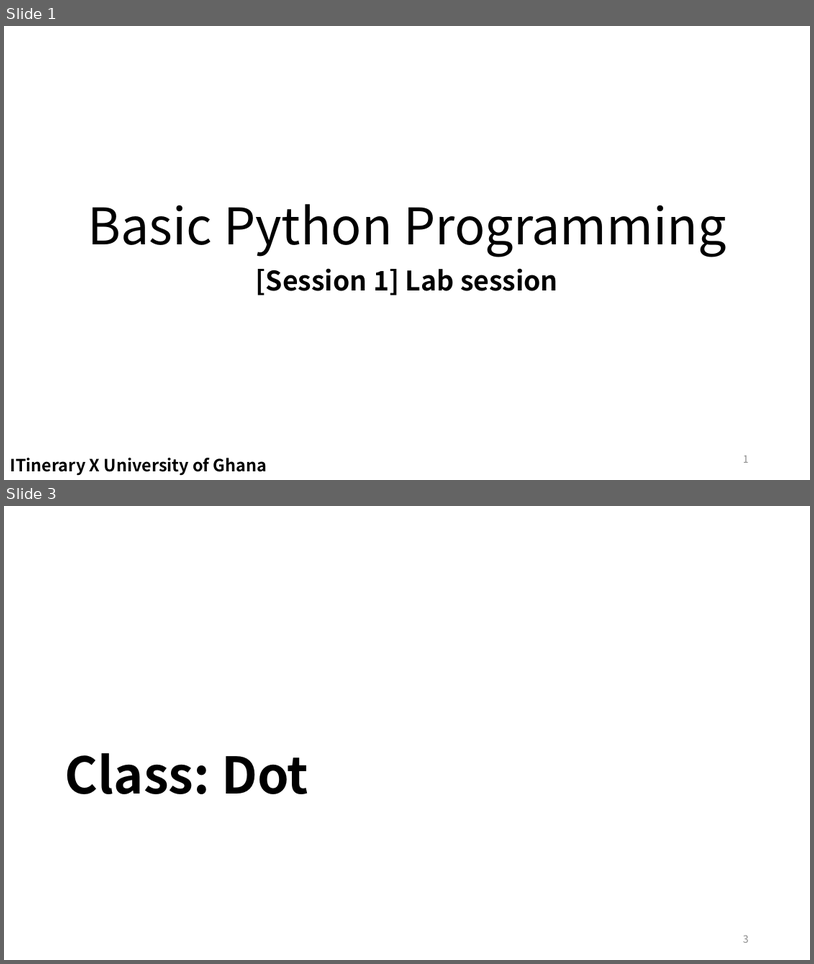
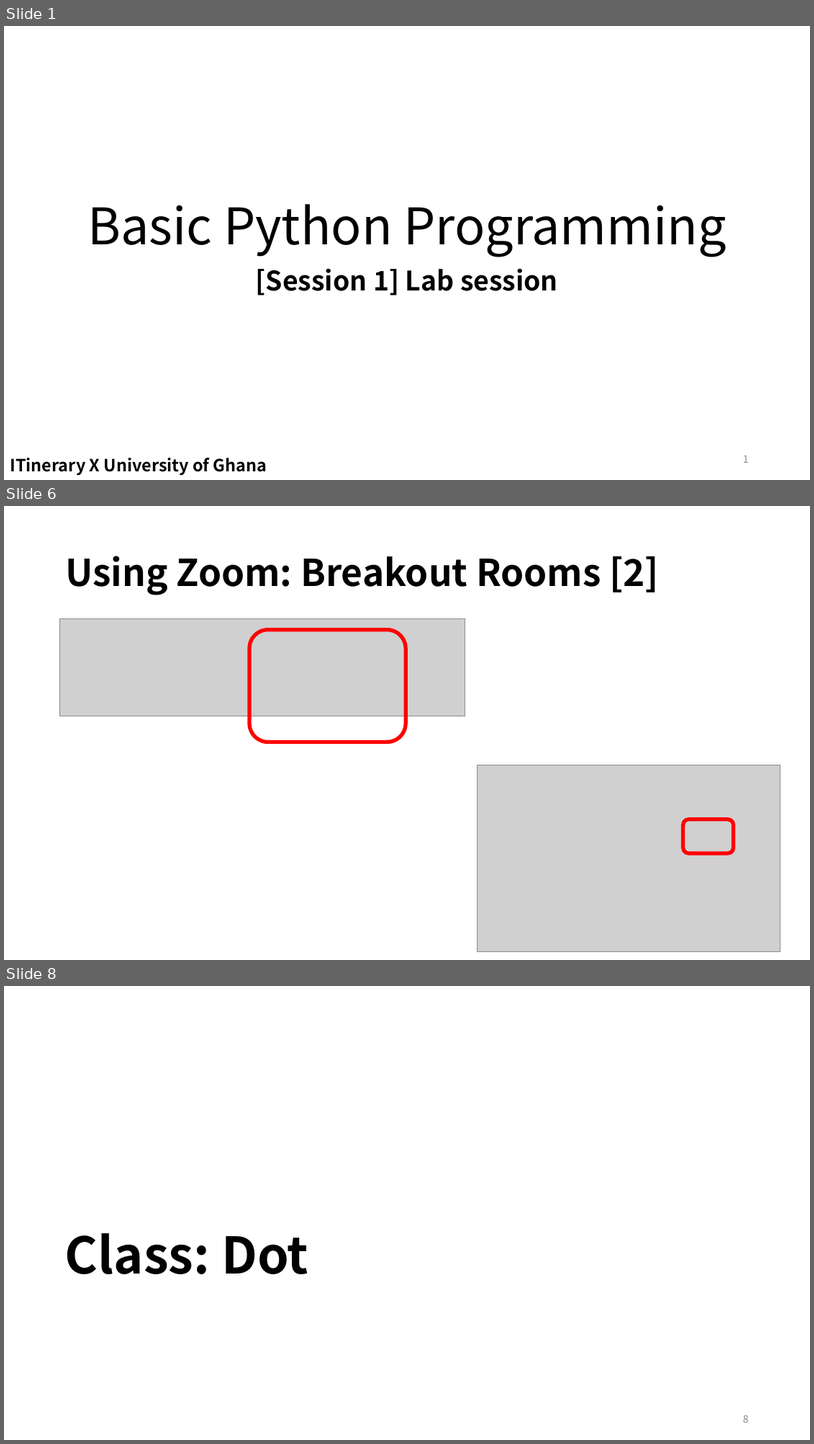
Before and after one commit to EunSeong-Park/EunSeong-Park.github.io, a slide deck: contents/2020_ITinerary/assets/session_1/labsession.pptx. Shown one above the other, each under a label of ours: slides 1 and 3 before the commit, slides 1, 6 and 8 after it; the slides between them are not shown. The pictures are 814x964 and 814x1444 pixels, drawn with LibreOffice and Linux fonts; fonts in the diff are those of the drawing; grey boxes stand for pictures. Boxes give left, top, right and bottom in pixels: in the first picture for what was removed or moved away, otherwise in the second. Text is boxed around its words. In the diff, an @@ line names an element or a change of style, - is before the commit and + after.

```diff
--- a/contents/2020_ITinerary/assets/session_1/labsession.pptx
+++ b/contents/2020_ITinerary/assets/session_1/labsession.pptx
@@ slide 6 added at <box>4,506,810,960</box>, background #FFFFFF @@
@@ title added at <box>65,556,659,595</box>, 44 pt, text #000000, bold @@
+Using Zoom: Breakout Rooms [2]
@@ picture added at <box>59,618,466,716</box> @@
@@ rounded rectangle added at <box>250,629,406,742</box>, outline #FF0000 4.5 pt @@
@@ picture added at <box>478,765,780,952</box> @@
@@ rounded rectangle added at <box>684,819,733,853</box>, outline #FF0000 4.5 pt @@
@@ what was slide 3 is now slide 8 @@
```
Also in this commit, not shown: 3 slides changed, 4 other slides added, 14 other files.
